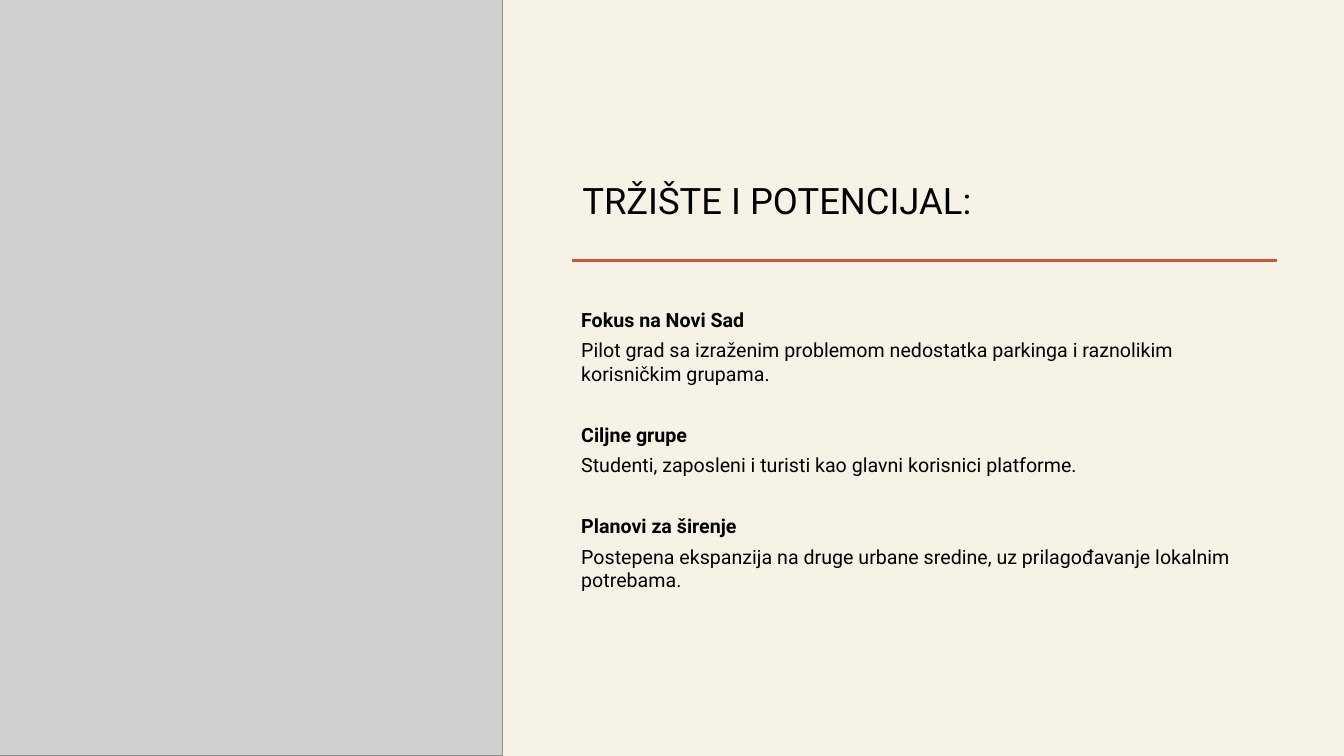
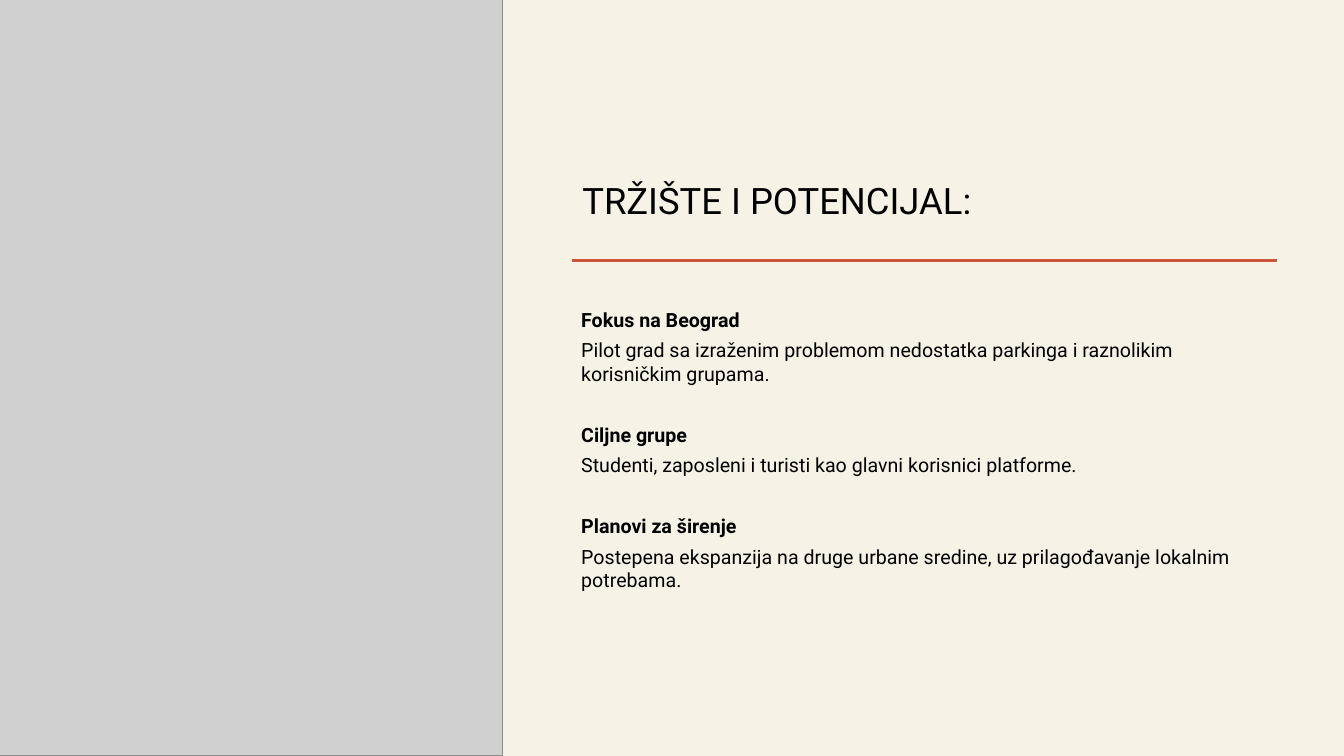
Before and after one commit to MastilovicRadoslav/startup_launch_simulation, a slide deck: slide 4 of Pitch presentation.pptx. Drawn at 1344x756 pixels with LibreOffice and Linux fonts; fonts in the diff are those of the drawing; grey boxes stand for pictures. Boxes give left, top, right and bottom in pixels: in the first picture for what was removed or moved away, otherwise in the second. Text is boxed around its words. In the diff, an @@ line names an element or a change of style, - is before the commit and + after.

```diff
--- a/Pitch presentation.pptx
+++ b/Pitch presentation.pptx
@@ text at (581,312,740,331): text changed @@
-Fokus na Novi Sad
+Fokus na Beograd
```
Also in this commit, not shown: 1 other slide changed, 8 other files.
